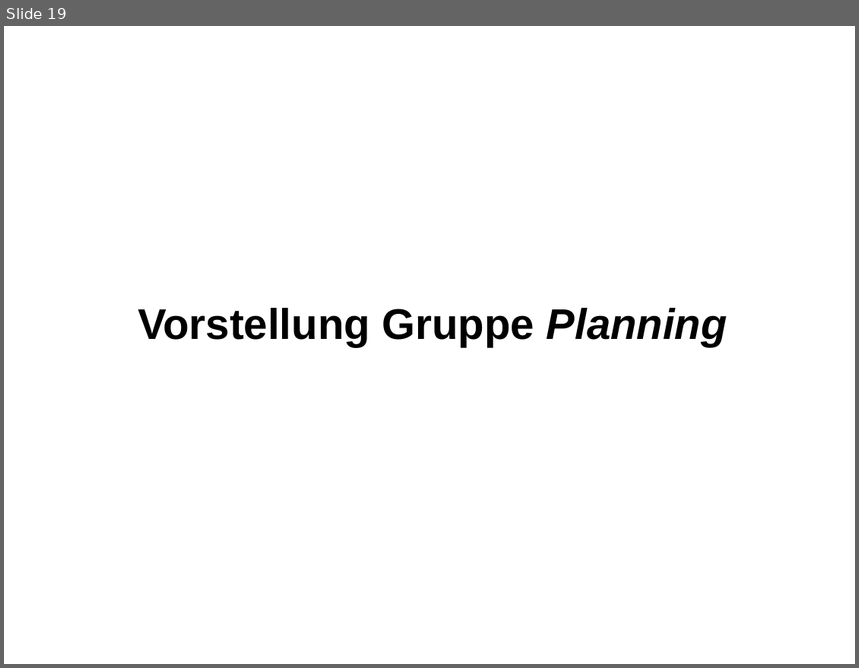
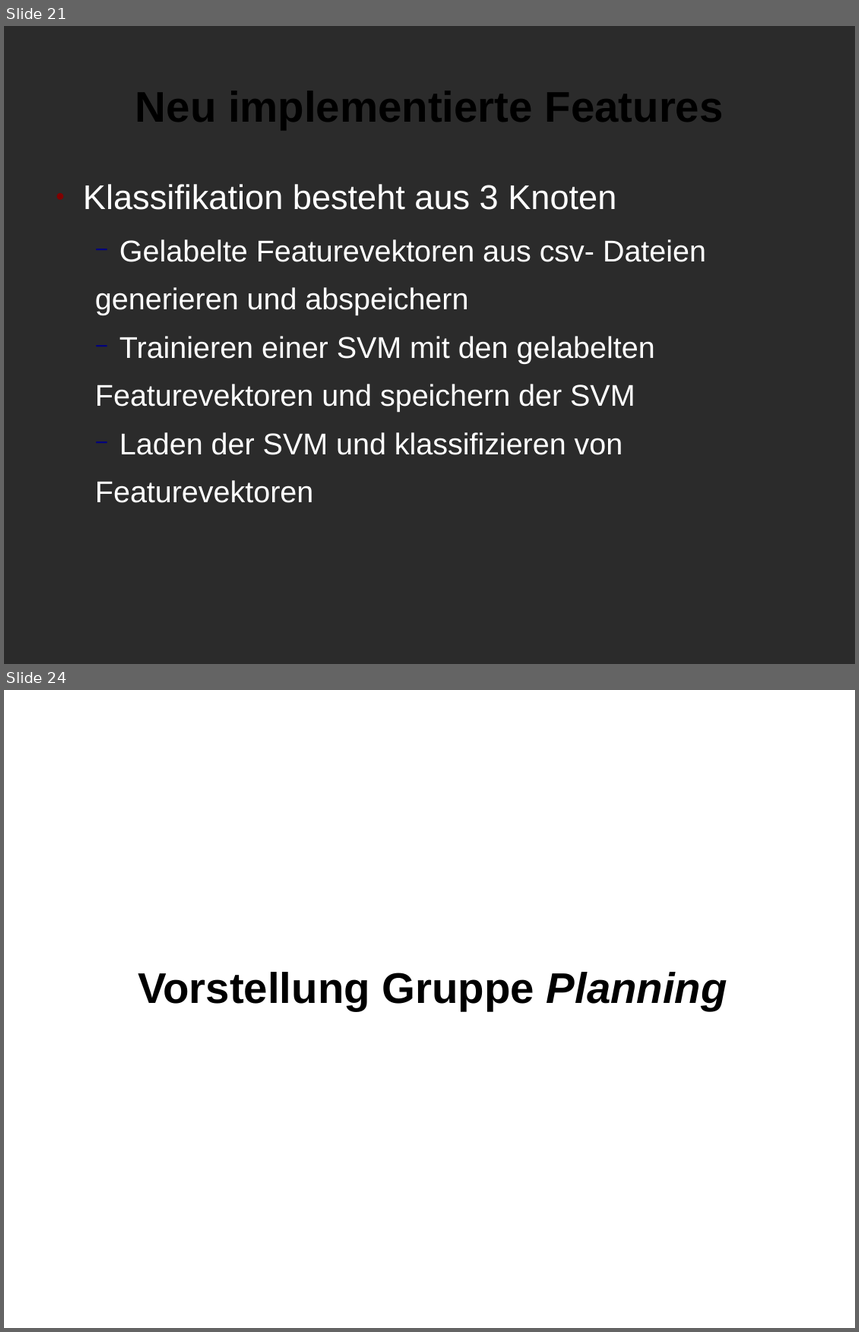
Before and after one commit to K8lcx63/suturo, a slide deck: demo_meilenstein_2/Präsentation.odp. Shown one above the other, each under a label of ours: slide 19 before the commit, slides 21 and 24 after it; the slides between them are not shown. The pictures are 859x668 and 859x1332 pixels, drawn with LibreOffice and Linux fonts; fonts in the diff are those of the drawing; background and template pictures are left out; a plain dark background stands for a picture behind light text. Boxes give left, top, right and bottom in pixels: in the first picture for what was removed or moved away, otherwise in the second. Text is boxed around its words. In the diff, an @@ line names an element or a change of style, - is before the commit and + after.

```diff
--- a/demo_meilenstein_2/Präsentation.odp
+++ b/demo_meilenstein_2/Präsentation.odp
@@ slide 21 added at <box>4,26,855,664</box>, background picture (left out) @@
@@ title added at <box>135,91,724,129</box>, 40 pt, text #000000, bold @@
+Neu implementierte Features
@@ text added at <box>83,184,706,503</box>, 28 pt, text #FFFFFF @@
+● Klassifikation besteht aus 3 Knoten
+  − Gelabelte Featurevektoren aus csv- Dateien
+  generieren und abspeichern
+  − Trainieren einer SVM mit den gelabelten
+  Featurevektoren und speichern der SVM
+  − Laden der SVM und klassifizieren von
+  Featurevektoren
@@ what was slide 19 is now slide 24 @@
```
Also in this commit, not shown: 2 slides changed, 4 other slides added.
